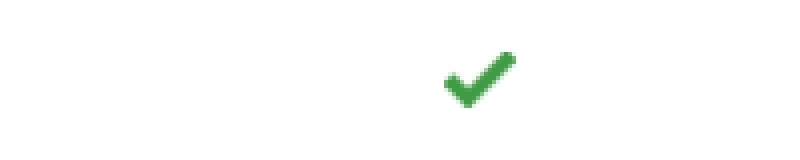
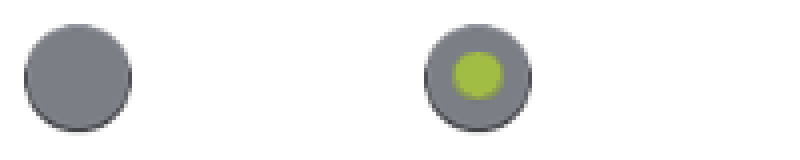
Layered file, before and after one edit (800x160). Changes by layer:
removed layer "Transformation #1" over [444, 52, 516, 108]
removed layer "Layer #2" over [440, 40, 520, 120]
added layer "Pasted Layer #2" above "Pasted Layer copy" over [452, 48, 504, 104]
added layer "Pasted Layer copy" above "Pasted Layer" over [424, 24, 532, 136]
renamed "Layer #1" to "Pasted Layer", painted on it over [24, 24, 132, 136]
